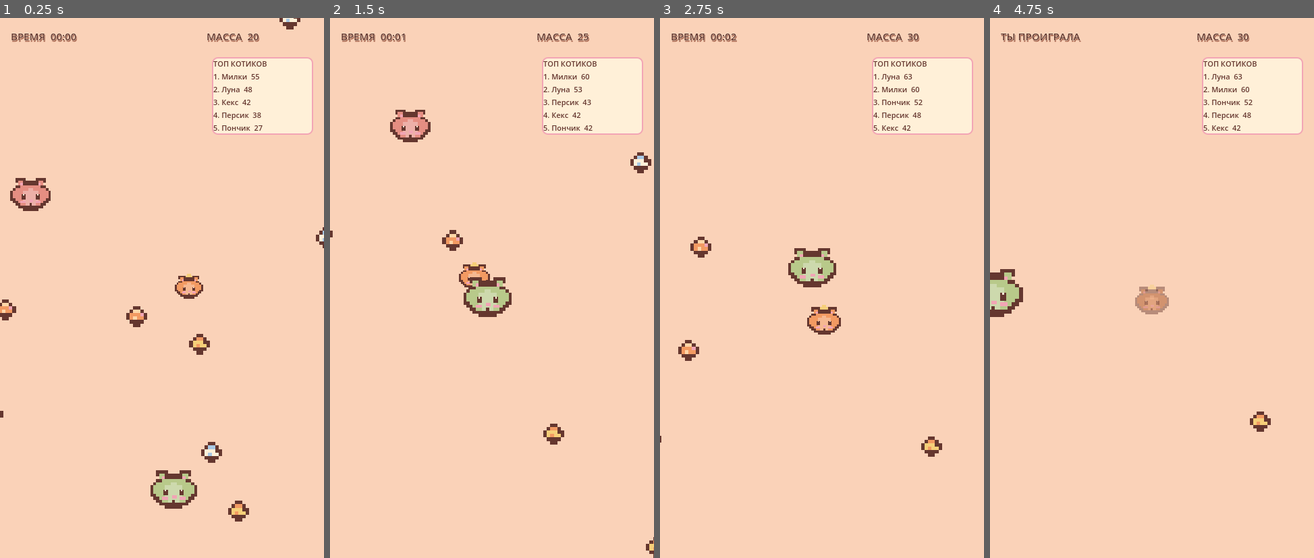
Above: before the commit, frames 1-4 (left to right).
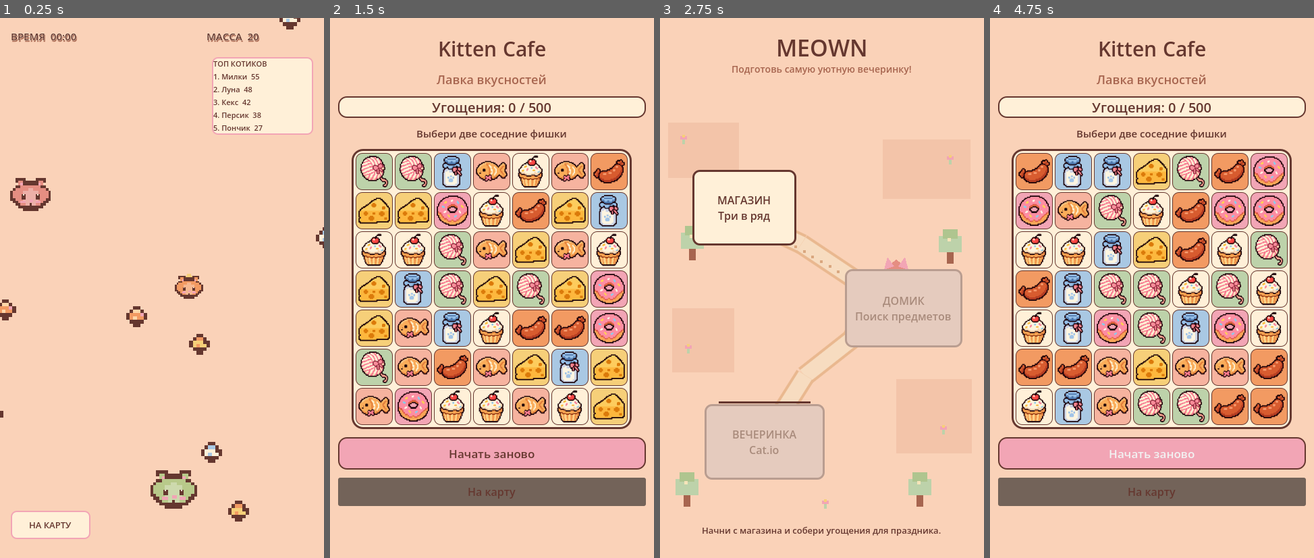
Above: after the commit, the same moments.

Repository: ArinaPig/Meown
Game: Godot game, scene res://scenes/minigames/catio/CatIO.tscn
Two runs of this game, one before a commit and one after it. Both use one fixed random seed, a clock stepped at 60 frames per second and the inputs below. This scene is started directly instead of the project's main scene.
Inputs (mouse positions are in pixels of both pictures, inside the frame that each line leads up to):
- Up to frame 1 (0.25 s): no input
- Up to frame 2 (1.5 s): click (381, 525) at 0.5 s, where only the run after the commit has a clickable "НА КАРТУ"; click (414, 207) at 1.25 s, where only the run after the commit has a clickable "МАГАЗИН Три в ряд"
- Up to frame 3 (2.75 s): click (822, 493) at 2 s, where only the run after the commit has a clickable "На карту"
- Up to frame 4 (4.75 s): click (1074, 207) at 2.75 s, where only the run after the commit has a clickable "МАГАЗИН Три в ряд"; click (1152, 455) at 3.5 s, where only the run after the commit has a clickable "Начать заново"; click (1152, 455) at 4.25 s, where only the run after the commit has a clickable "Начать заново"

The runs differ from the first frame. In frame 1, 1.3% of the frame differs, in the area x 3-28%, y 91-97%; in frame 2, 63%, in the area x 0-100%, y 2-100%; in frame 3, 15%; in frame 4, 62%.

Commit message:
Add return-to-map navigation in Cat.io

Diff:
--- a/scenes/minigames/catio/CatIO.gd
+++ b/scenes/minigames/catio/CatIO.gd
@@ -109,6 +109,23 @@
 	leaderboard_label.text = "ТОП КОТИКОВ"
 	panel.add_child(leaderboard_label)
 
+	var map_button := Button.new()
+	map_button.text = "НА КАРТУ"
+	map_button.position = Vector2(16, 730)
+	map_button.size = Vector2(118, 42)
+	map_button.add_theme_font_size_override("font_size", 13)
+	map_button.add_theme_color_override("font_color", CAFE_BROWN)
+	var map_style := StyleBoxFlat.new()
+	map_style.bg_color = CAFE_PANEL
+	map_style.border_color = CAFE_PINK
+	map_style.set_border_width_all(2)
+	map_style.set_corner_radius_all(8)
+	map_button.add_theme_stylebox_override("normal", map_style)
+	map_button.add_theme_stylebox_override("hover", map_style)
+	map_button.add_theme_stylebox_override("pressed", map_style)
+	map_button.pressed.connect(_return_to_map)
+	$UI/UIRoot.add_child(map_button)
+
 func _spawn_bots() -> void:
 	for i in range(BOT_NAMES.size()):
 		var bot: Area2D = cat_scene.instantiate() as Area2D
@@ -146,3 +163,7 @@
 
 func _on_food_timer_timeout() -> void:
 	spawn_food()
+
+
+func _return_to_map() -> void:
+	GameState.return_to_map()
